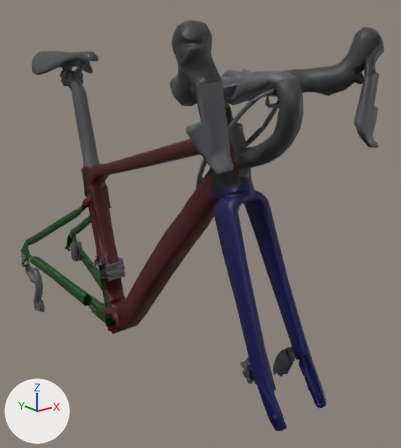
A saved change to the glTF model apps/client/public/models/bikes/roubaix/roubaix44_lod2.glb.
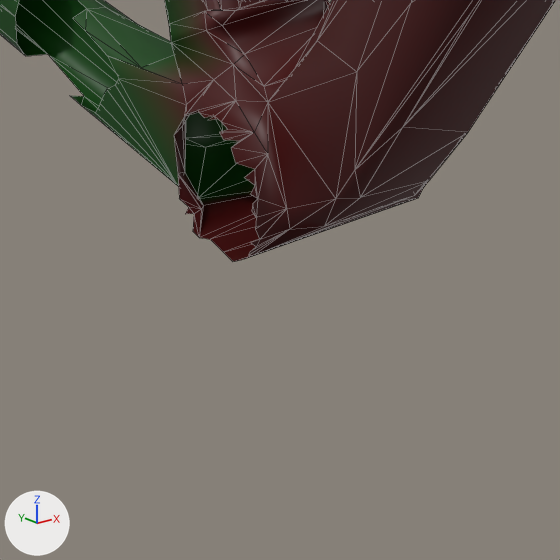
Old and new are each drawn whole from a 50 mm lens placed at (-0.629, -1.098, 0.902), pointed at (0.118, -0.164, 0.528) and again close up on the part from 20% to 39% of the width and 67% to 84% of the height. Lighting does not change. The marker at lower left points along +X, +Y and +Z. The last two pictures show the newer version. The close-ups show mesh edges as thin lines. Vertices at exactly the same position are counted once.

Script lines for the objects in view, before the commit:
```python
me_frame = bpy.data.meshes.new('frame')
me_frame.from_pydata(...)  # 1790 vertices, 3018 faces; spans x -0.081..0.08, y -0.544..0.464, z 0.145..0.863
# faces by material slot: [1746, 941, 59, 272]
me_frame.materials.append(mat_frame)
me_frame.materials.append(mat_components)  # dark grey #59595d
me_frame.materials.append(mat_boot)  # dark grey #3f3f3f
me_frame.materials.append(mat_bar_tape)  # dark grey #3f3f3f
ob_frame = bpy.data.objects.new('frame', me_frame)
ob_frame.location = (0.0, 0.0, 0.0)
```
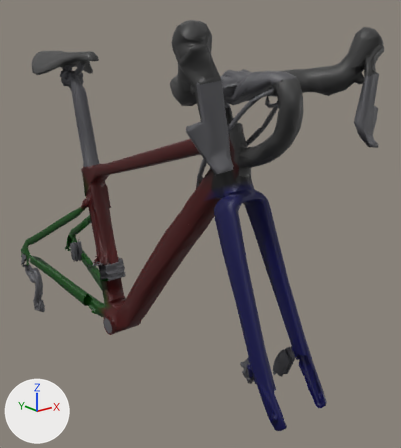
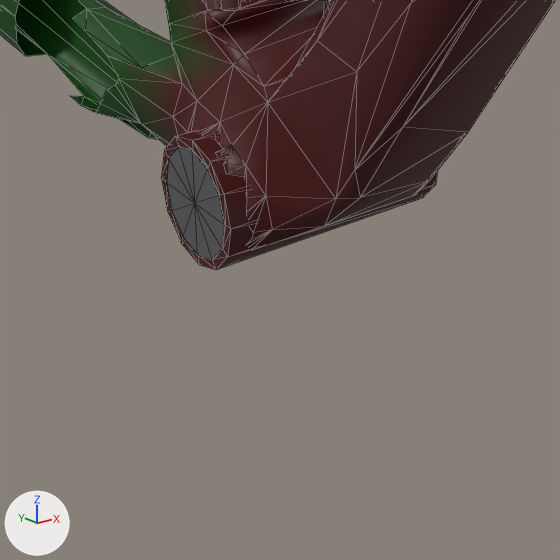
The edits, one by one:
me_frame is used by ob_frame; location (0.0, 0.0, 0.0).
me_frame had 1790 vertices, 3018 faces and spanned x -0.081..0.08, y -0.544..0.464, z 0.145..0.863.
me_frame now has 1836 vertices, 3081 faces and spans x -0.081..0.08, y -0.544..0.464, z 0.145..0.863.
me_frame part 1: a new loose piece of 48 vertices spanning x -0.041..0.041, y -0.023..0.023, z 0.235..0.281, in mat_frame.
me_frame part 2: a new loose piece of 13 vertices spanning x -0.041, y -0.02..0.02, z 0.239..0.278, in mat_components (dark grey #59595d).
Part 3, on me_frame:
56 vertices are removed from x -0.037..0.039, y -0.028..0.027, z 0.237..0.289.
83 faces are deleted.
3 vertices in x -0.037..-0.032, y -0.018..-0.015, z 0.284..0.286 move by (0.0, 0.005, -0.008).
34 vertices move from x -0.037..0.038, y -0.032..0.031, z 0.244..0.291 to x -0.037..0.038, y -0.031..0.074, z 0.251..0.285.
28 vertices are added at x -0.036..0.039, y -0.022..0.025, z 0.243..0.28.
50 new faces join them, mat_frame.
Other edits to the shape of me_frame do not show in these pictures.

What differs and where, as boxes [x1, y1, x2, y2] in the close-ups (560 x 560 px):
'frame', reshaped: before [0, 0, 556, 262]; after [0, 0, 556, 270]
part 1 of me_frame, added: after [162, 130, 438, 270]
part 2 of me_frame, added: after [166, 147, 225, 260]
part 3 of me_frame, reshaped: before [81, 43, 428, 262]; after [81, 43, 336, 249]
